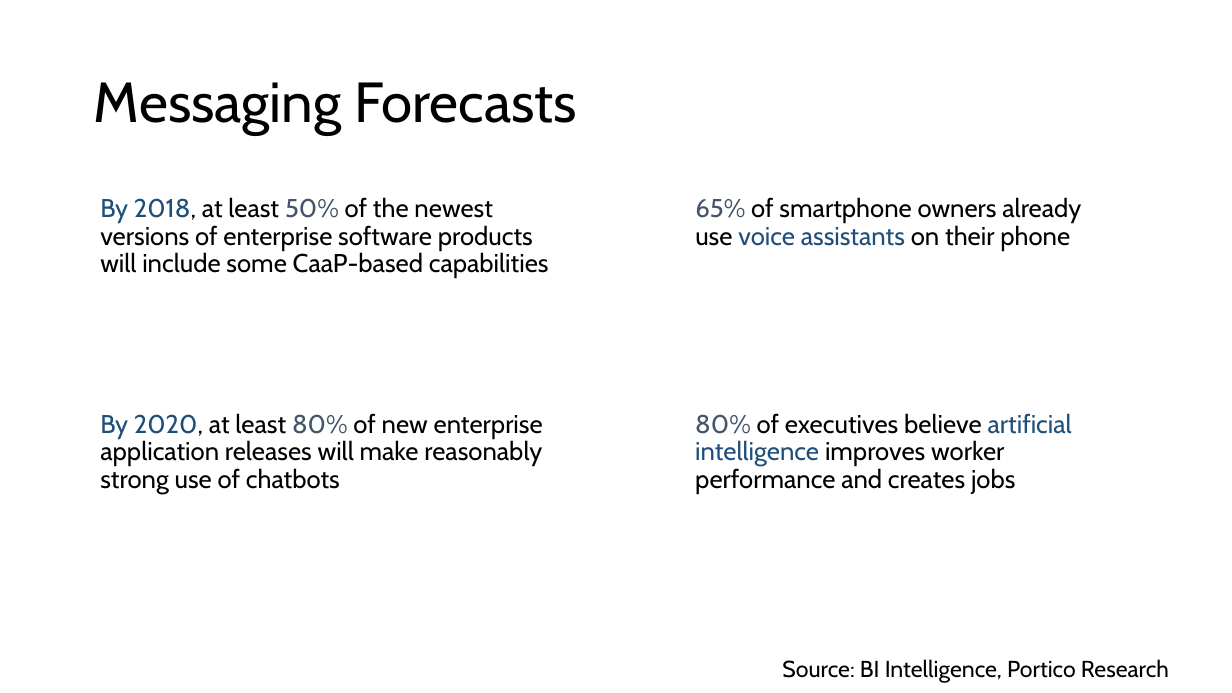
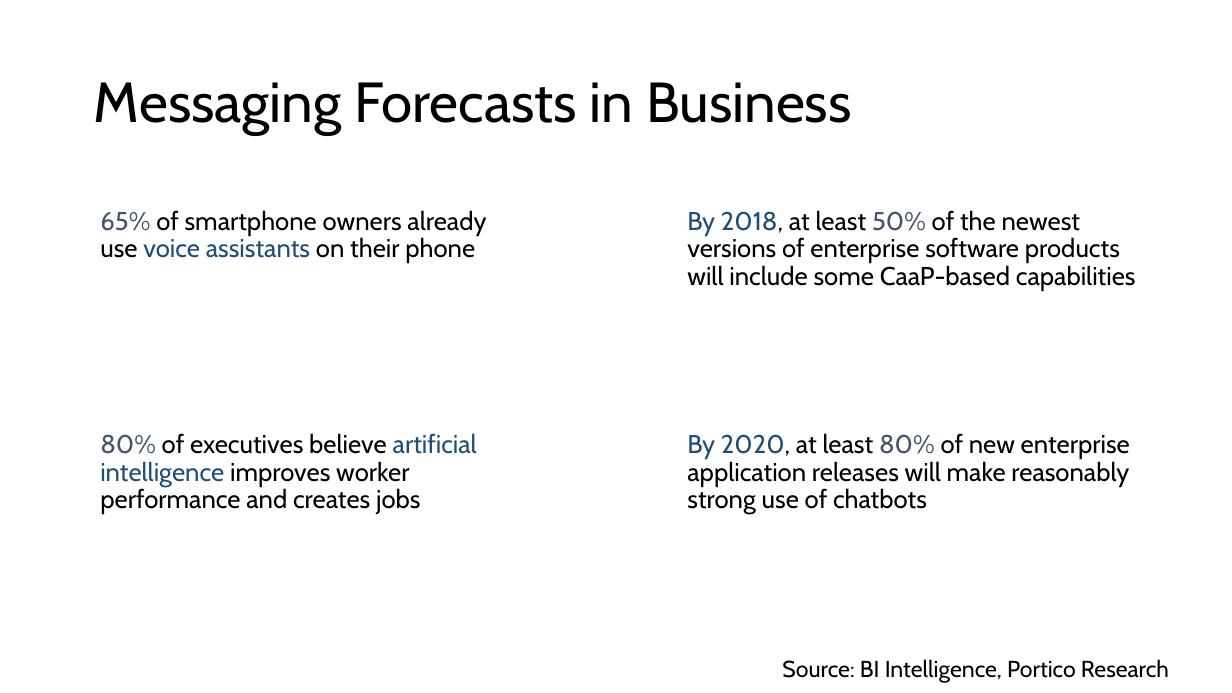
Before and after one commit to warpyu/TechnicalCommunityContent, a slide deck: slide 5 of Intelligent Services/Conversations as a Platform/Session 1 - Exploring CaaP/Exploring Conversations as a Platform.pptx. Drawn at 1232x693 pixels with LibreOffice and Linux fonts; fonts in the diff are those of the drawing. Boxes give left, top, right and bottom in pixels: in the first picture for what was removed or moved away, otherwise in the second. Text is boxed around its words. In the diff, an @@ line names an element or a change of style, - is before the commit and + after.

Commit message:
CaaS Update CaaP slide updates

```diff
--- a/Intelligent Services/Conversations as a Platform/Session 1 - Exploring CaaP/Exploring Conversations as a Platform.pptx
+++ b/Intelligent Services/Conversations as a Platform/Session 1 - Exploring CaaP/Exploring Conversations as a Platform.pptx
@@ title at (94, 82, 852, 135): text changed @@
-Messaging Forecasts
+Messaging Forecasts in Business
@@ text "65% of smartphone owners already ...": place and size @@
-text "65% of smartphone owners already ..." at (695, 197, 1081, 250)
+text "65% of smartphone owners already ..." at (100, 210, 486, 263)
@@ text "By 2018, at least 50% ...": place and size @@
-text "By 2018, at least 50% ..." at (100, 197, 549, 278)
+text "By 2018, at least 50% ..." at (687, 210, 1136, 291)
@@ text "80% of executives believe artificial ...": place and size @@
-text "80% of executives believe artificial ..." at (695, 413, 1072, 494)
+text "80% of executives believe artificial ..." at (100, 433, 477, 514)
@@ text "By 2020, at least 80% ...": place and size @@
-text "By 2020, at least 80% ..." at (100, 413, 543, 494)
+text "By 2020, at least 80% ..." at (687, 433, 1130, 514)
```
Also in this commit, not shown: 2 other slides changed, 1 other file.
